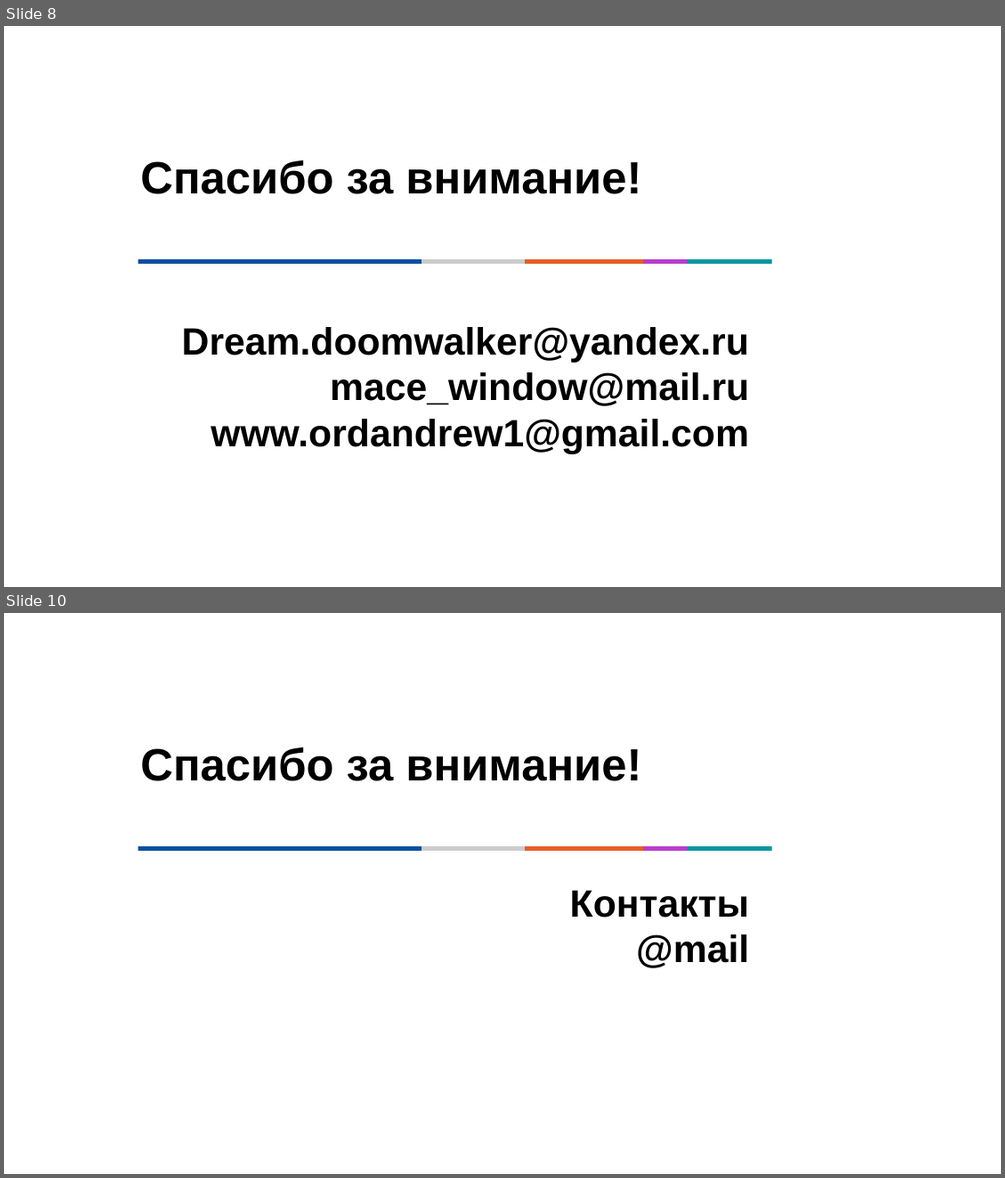
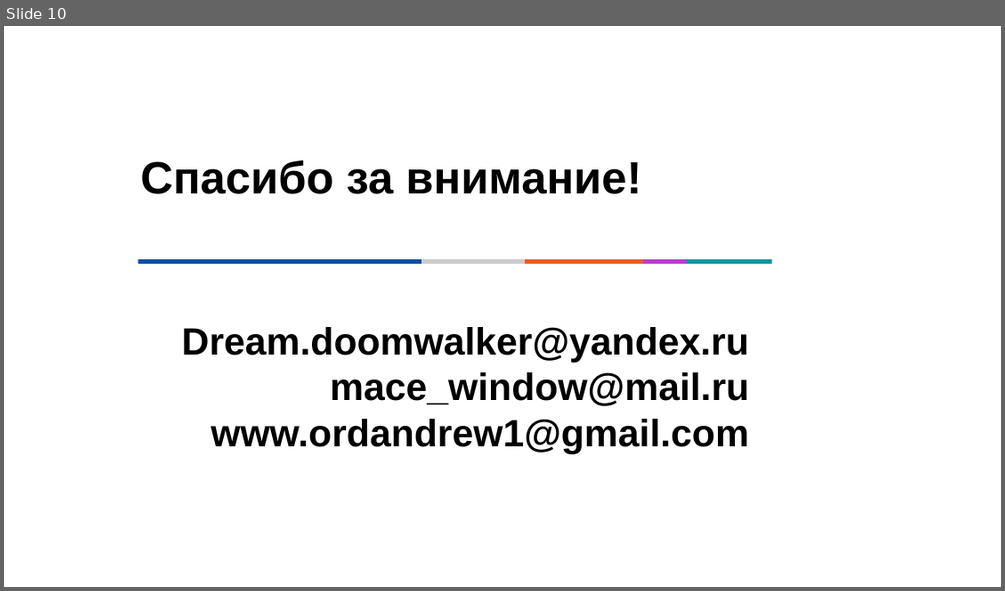
Before and after one commit to CompilerBootCamp/ProjectD, a slide deck: преза_Project_D_v2.pptx. Shown one above the other, each under a label of ours: slides 8 and 10 before the commit, slide 10 after it; the slides between them are not shown. The pictures are 1005x1178 and 1005x591 pixels, drawn with LibreOffice and Linux fonts; fonts in the diff are those of the drawing; background and template pictures are left out. Boxes give left, top, right and bottom in pixels: in the first picture for what was removed or moved away, otherwise in the second. Text is boxed around its words. In the diff, an @@ line names an element or a change of style, - is before the commit and + after.

```diff
--- a/преза_Project_D_v2.pptx
+++ b/преза_Project_D_v2.pptx
@@ slide 10 removed at (4,613,1001,1174), background #FFFFFF; not listed: 6 template elements that a slide beside it also shows @@
@@ title removed at (140,747,641,781) @@
-Спасибо за внимание!
@@ subtitle removed at (570,890,749,968) @@
-Контакты
-@mail
@@ what was slide 8 is now slide 10 @@
```
Also in this commit, not shown: 3 slides changed, 2 slides added, 1 other slide removed.
